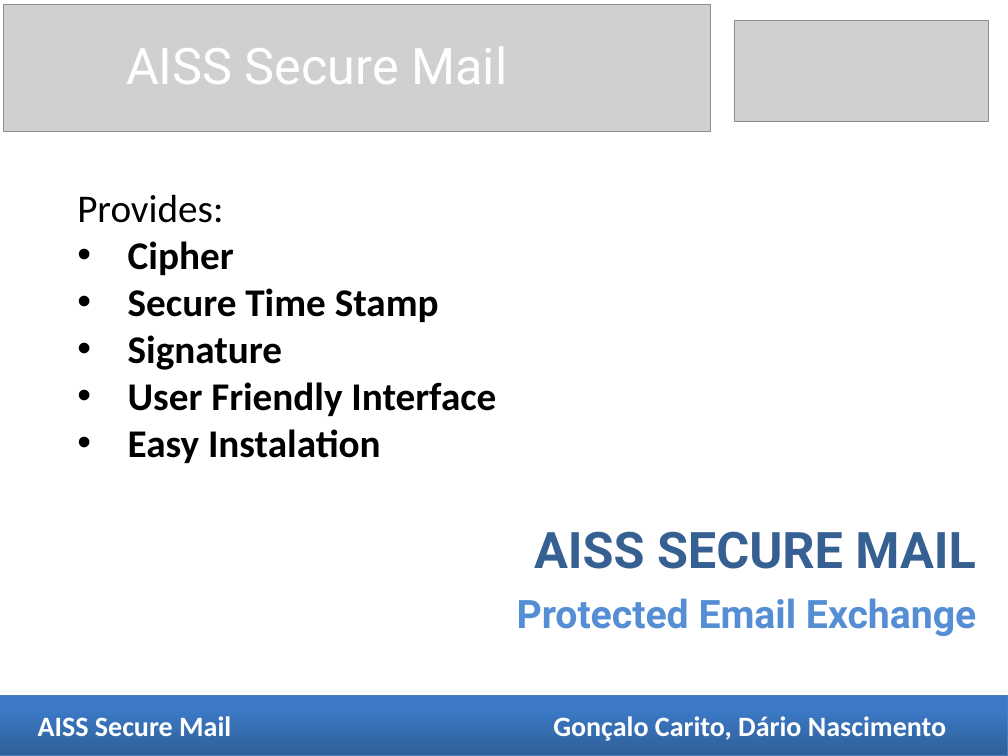
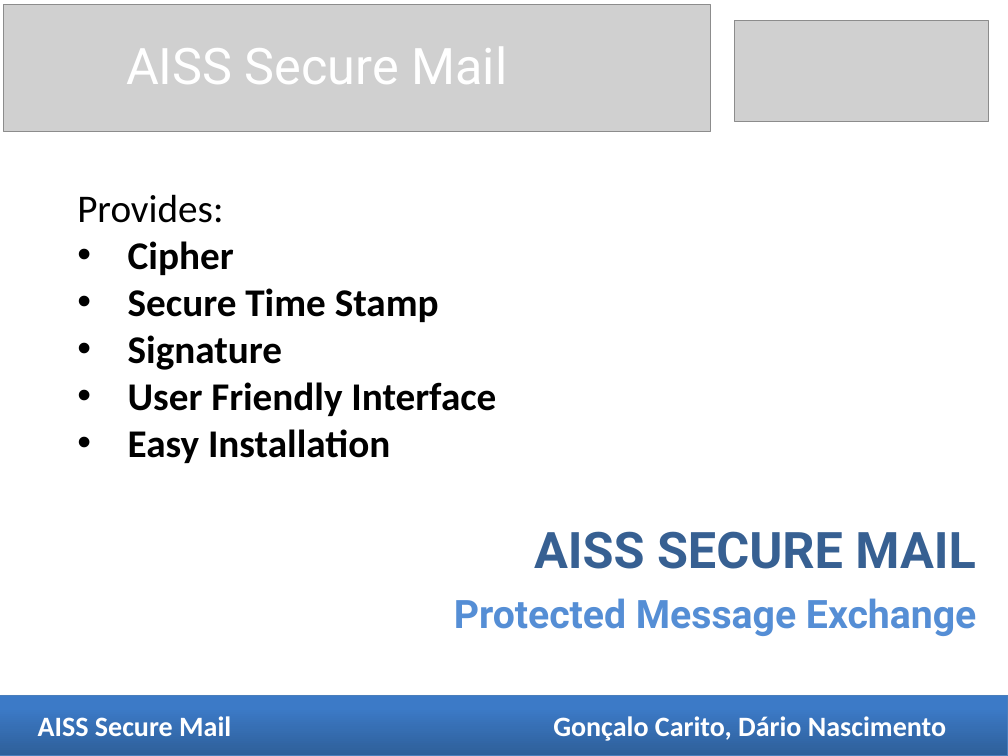
Before and after one commit to dnascimento/AISSProject, a slide deck: slide 13 of Apresentacoes/Comercial/Apresentação.pptx (slide 11 before the commit). Drawn at 1008x756 pixels with LibreOffice and Linux fonts; fonts in the diff are those of the drawing; grey boxes stand for pictures. Boxes give left, top, right and bottom in pixels: in the first picture for what was removed or moved away, otherwise in the second. Text is boxed around its words. In the diff, an @@ line names an element or a change of style, - is before the commit and + after.

```diff
--- a/Apresentacoes/Comercial/Apresentação.pptx
+++ b/Apresentacoes/Comercial/Apresentação.pptx
@@ text at [128, 429, 390, 463]: text changed @@
-• Easy Instalation
+• Easy Installation
@@ text at [454, 598, 976, 636]: text changed @@
-Protected Email Exchange
+Protected Message Exchange
```
Also in this commit, not shown: 9 other slides changed, 3 slides added, 2 other files.
